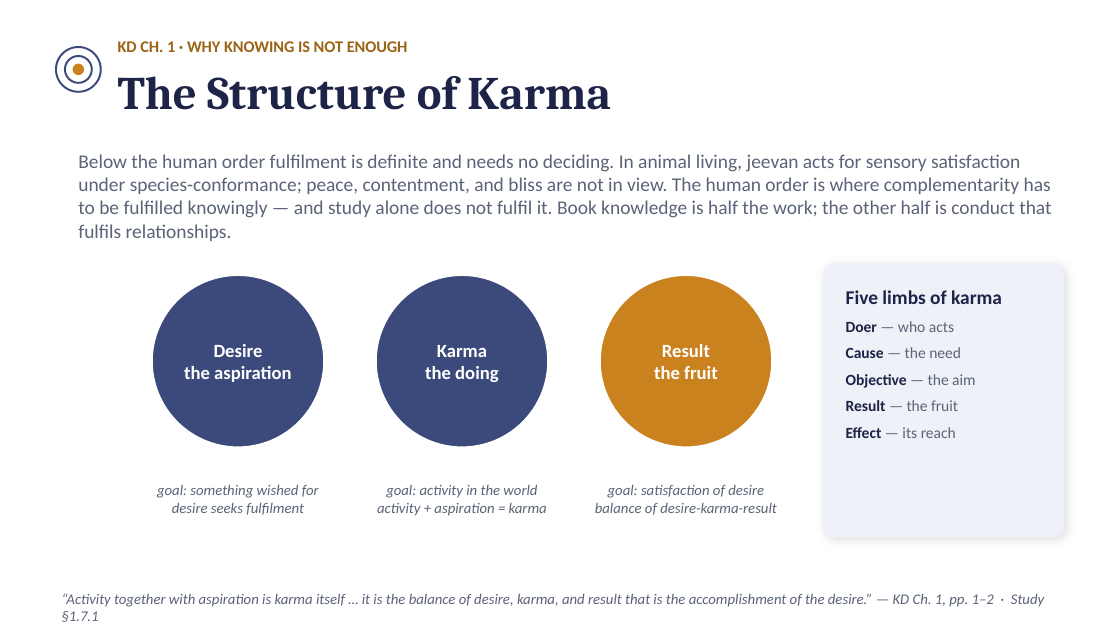
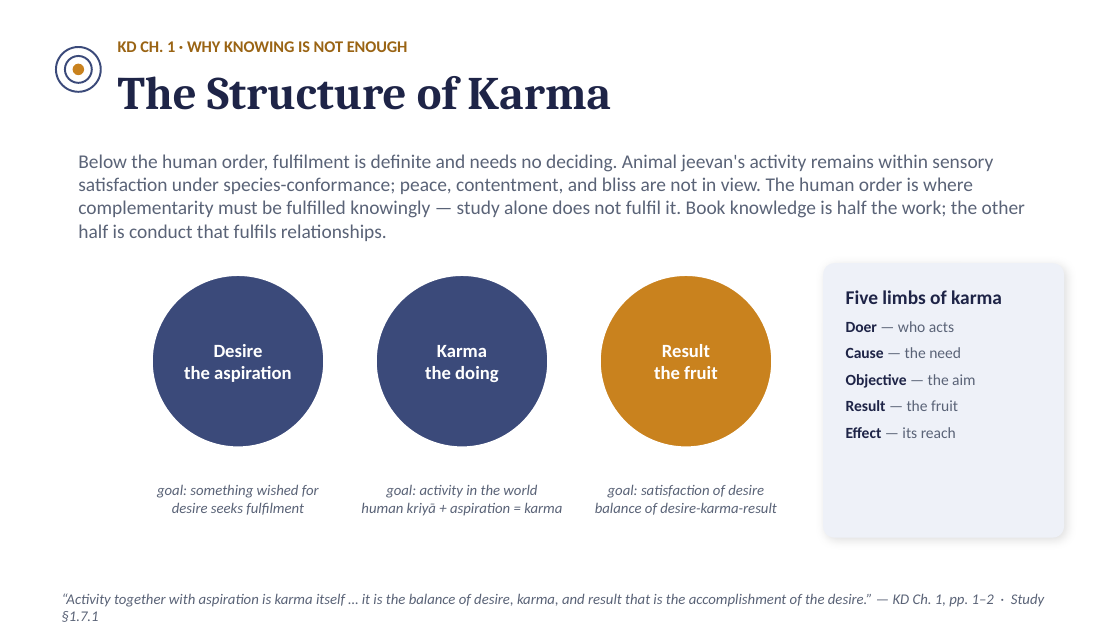
Before and after one commit to raghavamohan/AnalyticMadhyasthDarshan, a slide deck: slide 21 of Studies/The-Ontology-of-Coexistence/The-Ontology-of-Existence-Madhyasth-Darshan.pptx. Drawn at 1120x630 pixels with LibreOffice and Linux fonts; fonts in the diff are those of the drawing. Boxes give left, top, right and bottom in pixels: in the first picture for what was removed or moved away, otherwise in the second. Text is boxed around its words. In the diff, an @@ line names an element or a change of style, - is before the commit and + after.

Commit message:
Clarify activity and action in ontology study

```diff
--- a/Studies/The-Ontology-of-Coexistence/The-Ontology-of-Existence-Madhyasth-Darshan.pptx
+++ b/Studies/The-Ontology-of-Coexistence/The-Ontology-of-Existence-Madhyasth-Darshan.pptx
@@ text at [78,154,1025,241]: text changed @@
-Below the human order fulfilment is definite and needs no deciding. In animal living, jeevan acts for sensory satisfaction under species-conformance; peace, contentment, and bliss are not in view. The human order is where complementarity has to be fulfilled knowingly — and study alone does not fulfil it. Book knowledge is half the work; the other half is conduct that fulfils relationships.
+Below the human order, fulfilment is definite and needs no deciding. Animal jeevan's activity remains within sensory satisfaction under species-conformance; peace, contentment, and bliss are not in view. The human order is where complementarity must be fulfilled knowingly — study alone does not fulfil it. Book knowledge is half the work; the other half is conduct that fulfils relationships.
@@ text at [361,502,562,516]: text changed @@
-activity + aspiration = karma
+human kriyā + aspiration = karma
```
Also in this commit, not shown: 2 other slides changed, 16 other files.
